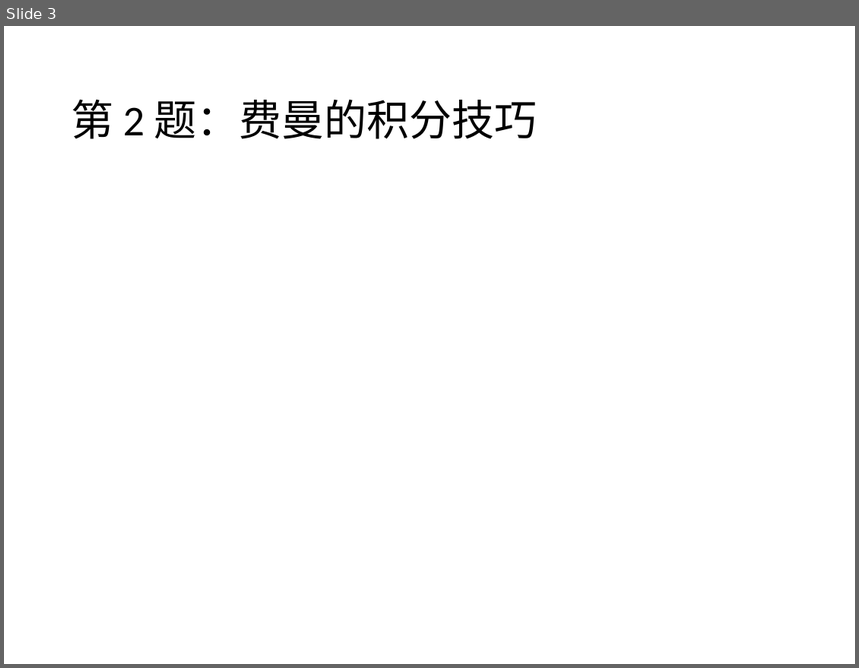
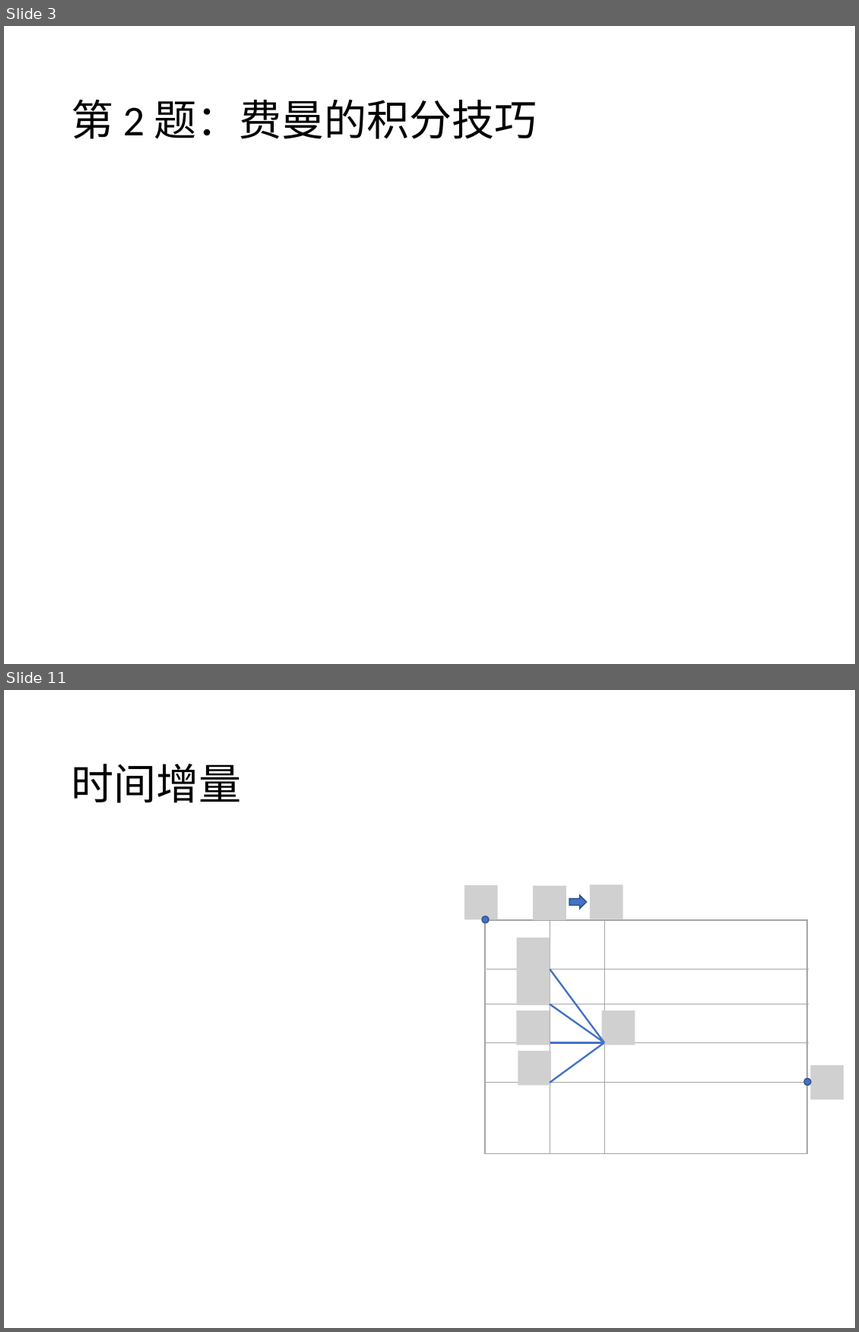
Before and after one commit to 3ki5tj/python-class, a slide deck: exercises/2022-winter-break-problems.pptx. Shown one above the other, each under a label of ours: slide 3 before the commit, slides 3 and 11 after it; the slides between them are not shown. The pictures are 859x668 and 859x1332 pixels, drawn with LibreOffice and Linux fonts; fonts in the diff are those of the drawing; grey boxes stand for pictures. Boxes give left, top, right and bottom in pixels: in the first picture for what was removed or moved away, otherwise in the second. Text is boxed around its words. In the diff, an @@ line names an element or a change of style, - is before the commit and + after.

```diff
--- a/exercises/2022-winter-break-problems.pptx
+++ b/exercises/2022-winter-break-problems.pptx
@@ slide 11 added at [4,690,855,1328], background #FFFFFF @@
@@ title added at [71,764,241,803], 36 pt, text #000000 @@
+时间增量
@@ picture added at [465,886,498,920] @@
@@ picture added at [534,886,566,920] @@
@@ picture added at [590,885,623,919] @@
@@ ellipse added at [482,916,489,923], fill #4472C4, outline #325491 1 pt @@
@@ right arrow added at [570,895,587,909], fill #4472C4, outline #325491 1 pt @@
@@ rectangle added at [485,920,807,1154], fill #FFFFFF, outline #A5A5A5 1 pt @@
@@ picture added at [516,938,550,972] @@
@@ line added from (550, 920) to (550, 1154), #A5A5A5 0.5 pt @@
@@ line added from (604, 920) to (604, 1154), #A5A5A5 0.5 pt @@
@@ line added from (487, 969) to (810, 969), #A5A5A5 0.5 pt @@
@@ picture added at [516,971,550,1005] @@
@@ line added from (550, 969) to (604, 1043), #4472C4 1.5 pt @@
@@ line added from (486, 1004) to (808, 1004), #A5A5A5 0.5 pt @@
@@ line added from (550, 1004) to (604, 1043), #4472C4 1.5 pt @@
@@ picture added at [516,1011,550,1045] @@
@@ picture added at [601,1011,635,1045] @@
@@ line added from (486, 1043) to (808, 1043), #A5A5A5 0.5 pt @@
@@ picture added at [518,1051,551,1085] @@
@@ line added from (550, 1082) to (604, 1043), #4472C4 1.5 pt @@
@@ line added from (550, 1043) to (604, 1043), #4472C4 1.5 pt @@
@@ picture added at [811,1065,844,1100] @@
@@ line added from (486, 1082) to (808, 1082), #A5A5A5 0.5 pt @@
@@ ellipse added at [804,1079,811,1086], fill #4472C4, outline #325491 1 pt @@
```
Also in this commit, not shown: 5 slides changed, 5 other slides added, 3 slides removed, 7 other files.
